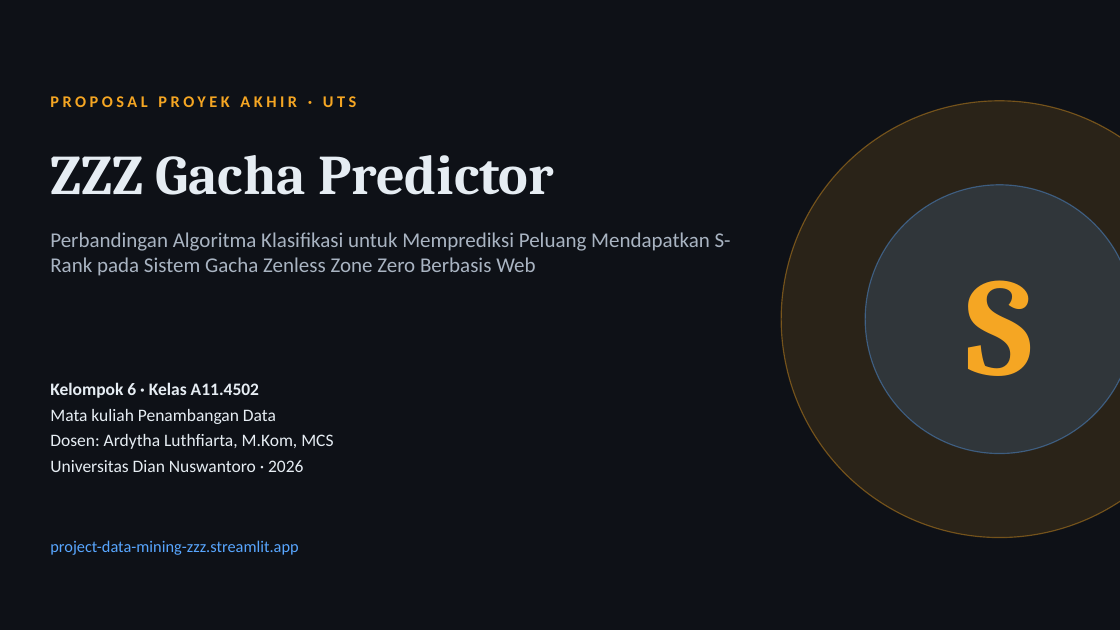
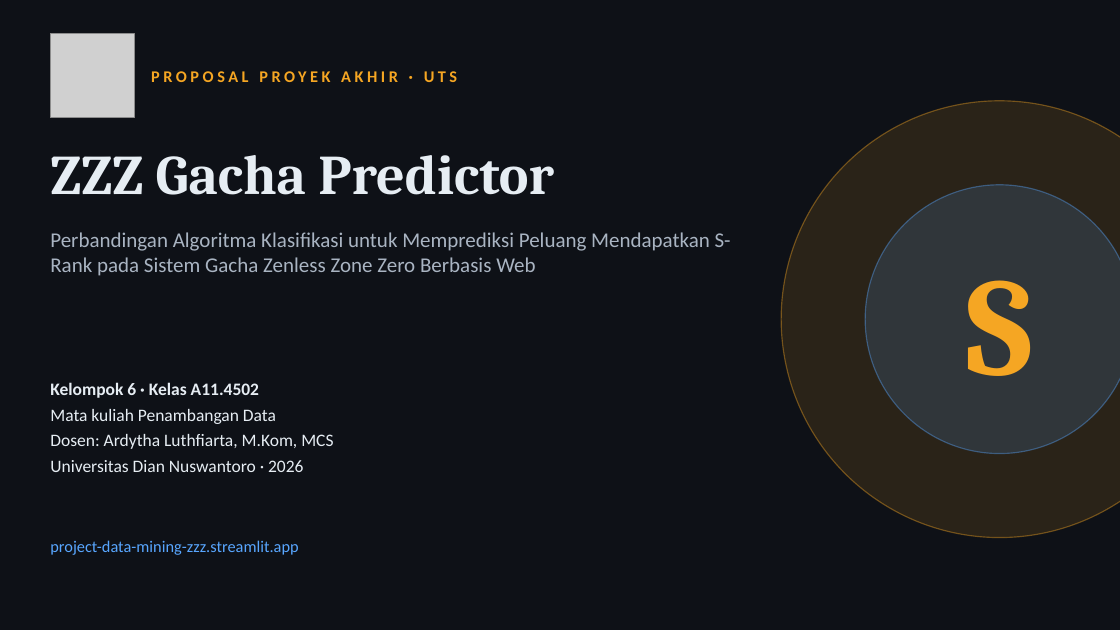
Before and after one commit to tehgeii/project-data-mining, a slide deck: slide 1 of docs/tugas/UTS_Slide_Kelompok6_A11.4502.pptx. Drawn at 1120x630 pixels with LibreOffice and Linux fonts; fonts in the diff are those of the drawing; grey boxes stand for pictures. Boxes give left, top, right and bottom in pixels: in the first picture for what was removed or moved away, otherwise in the second. Text is boxed around its words. In the diff, an @@ line names an element or a change of style, - is before the commit and + after.

```diff
--- a/docs/tugas/UTS_Slide_Kelompok6_A11.4502.pptx
+++ b/docs/tugas/UTS_Slide_Kelompok6_A11.4502.pptx
@@ picture added at <box>50,34,134,118</box> @@
@@ text "PROPOSAL PROYEK AKHIR · UTS": place and size @@
-text "PROPOSAL PROYEK AKHIR · UTS" at <box>50,96,356,107</box>
+text "PROPOSAL PROYEK AKHIR · UTS" at <box>151,71,457,82</box>
```
Also in this commit, not shown: 34 other files.
